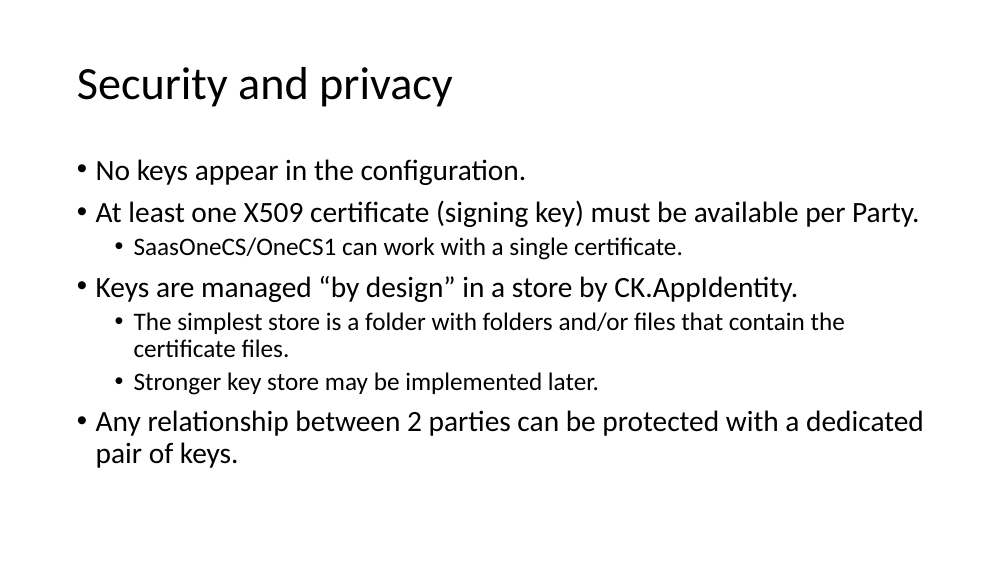
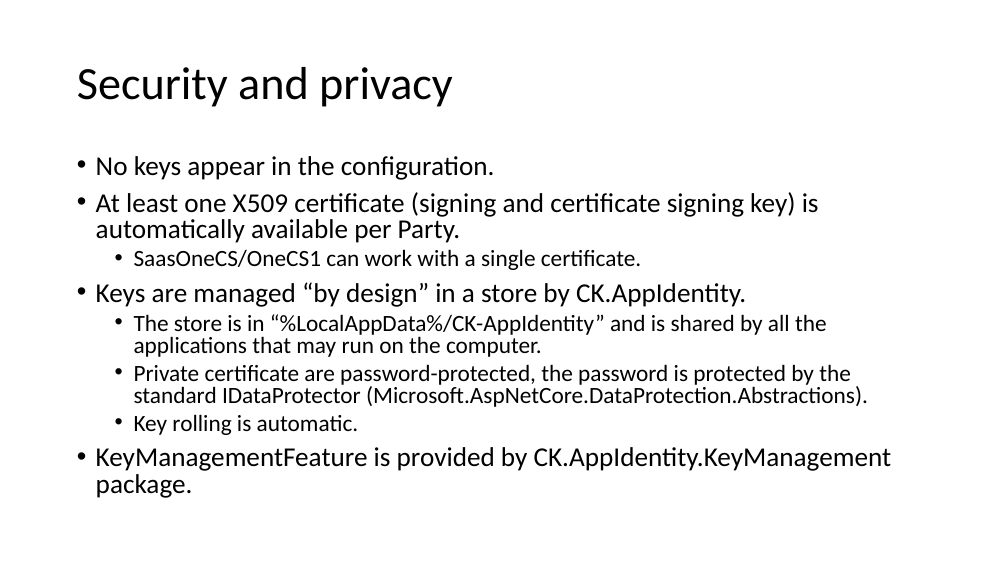
Before and after one commit to signature-opensource/CK-AppIdentity-Transport, a slide deck: slide 18 of Doc/CK-AppIdentity.pptx. Drawn at 1008x567 pixels with LibreOffice and Linux fonts; fonts in the diff are those of the drawing. Boxes give left, top, right and bottom in pixels: in the first picture for what was removed or moved away, otherwise in the second. Text is boxed around its words. In the diff, an @@ line names an element or a change of style, - is before the commit and + after.

```diff
--- a/Doc/CK-AppIdentity.pptx
+++ b/Doc/CK-AppIdentity.pptx
@@ text at [96, 156, 746, 307]: size 28 to 25.9 pt in "No keys appear in the configuration.", "Keys are managed “by design” in a ..."; size 24 to 22.2 pt in "SaasOneCS/OneCS1 can work with a single certificate."; line spacing 0.9 to 0.8 @@
@@ text at [96, 192, 819, 243]: text changed; size 28 to 25.9 pt @@
-• At least one X509 certificate (signing key) must be available per Party.
+• At least one X509 certificate (signing and certificate signing key) is automatically available per Party.
@@ text at [96, 314, 892, 498]: text changed; size 24 to 22.2 pt @@
-  • The simplest store is a folder with folders and/or files that contain the certificate files.
-  • Stronger key store may be implemented later.
-• Any relationship between 2 parties can be protected with a dedicated pair of keys.
+  • The store is in “%LocalAppData%/CK-AppIdentity” and is shared by all the applications that may run on the computer.
+  • Private certificate are password-protected, the password is protected by the standard IDataProtector (Microsoft.AspNetCore.DataProtection.Abstractions).
+  • Key rolling is automatic.
+• KeyManagementFeature is provided by CK.AppIdentity.KeyManagement package.
```
Also in this commit, not shown: 10 other slides changed, 2 slides added, 9 slides removed, 20 other files.
